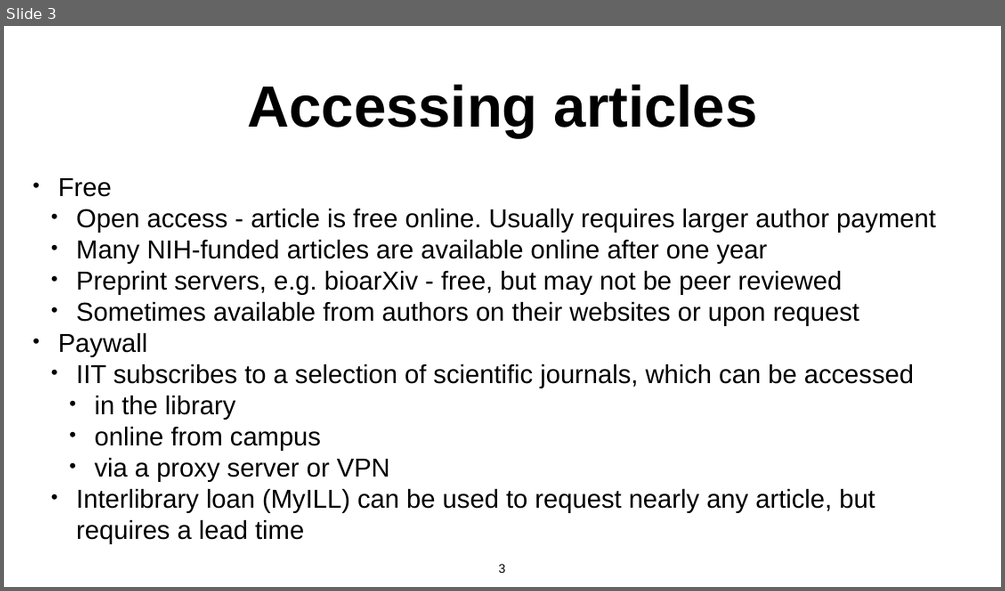
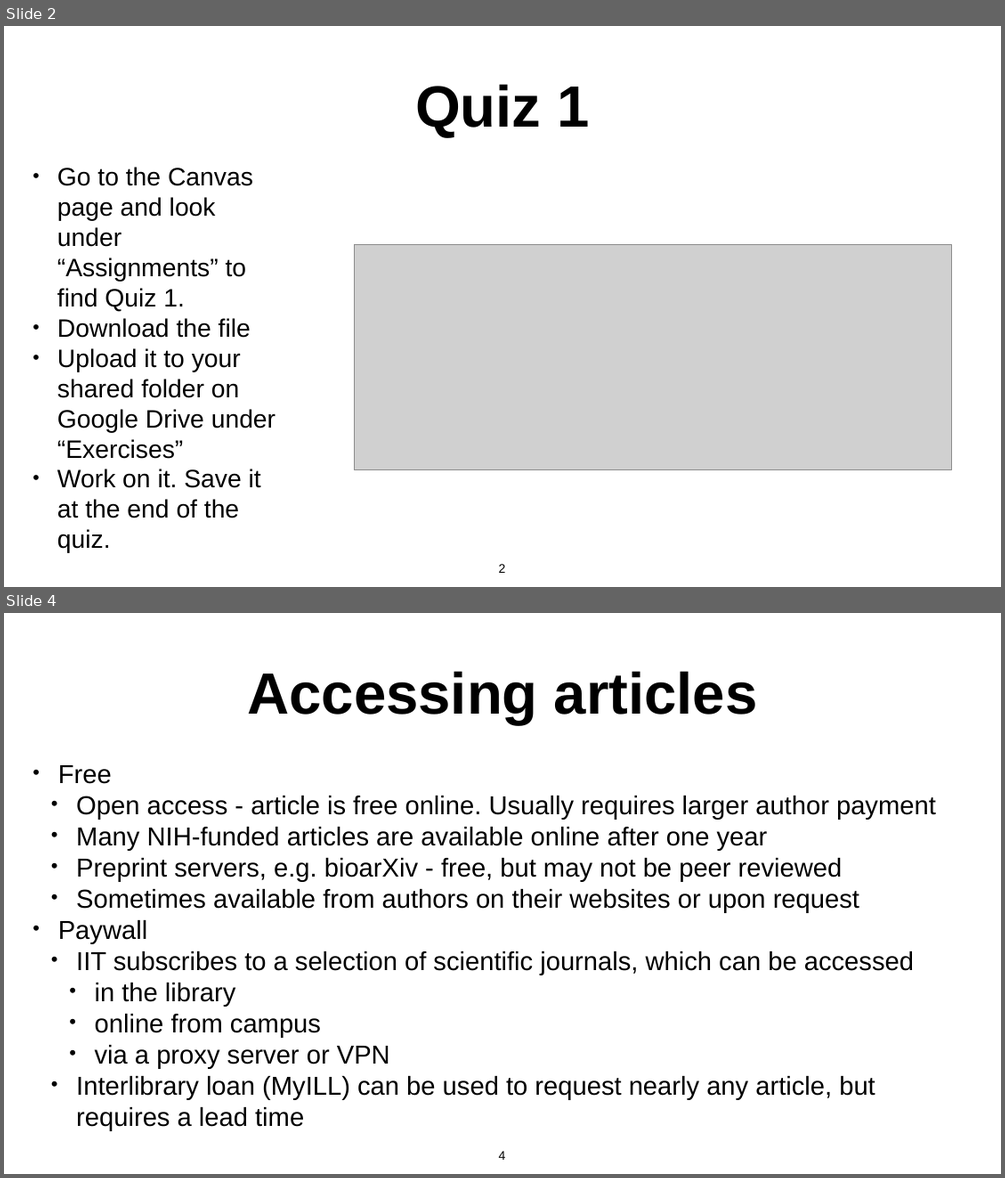
Before and after one commit to daveminh/Chem456-2024F, a slide deck: slides/09-16-Scientific_Literature.pptx. Shown one above the other, each under a label of ours: slide 3 before the commit, slides 2 and 4 after it; the slides between them are not shown. The pictures are 1005x591 and 1005x1178 pixels, drawn with LibreOffice and Linux fonts; fonts in the diff are those of the drawing; grey boxes stand for pictures. Boxes give left, top, right and bottom in pixels: in the first picture for what was removed or moved away, otherwise in the second. Text is boxed around its words. In the diff, an @@ line names an element or a change of style, - is before the commit and + after.

```diff
--- a/slides/09-16-Scientific_Literature.pptx
+++ b/slides/09-16-Scientific_Literature.pptx
@@ slide 2 added at <box>4,26,1001,587</box>, background #FFFFFF @@
@@ title added at <box>415,84,589,138</box>, 112 pt, text #000000, bold @@
+Quiz 1
@@ text added at <box>57,167,275,553</box>, 48.5 pt, text #000000 @@
+• Go to the Canvas page and look under “Assignments” to find Quiz 1.
+• Download the file
+• Upload it to your shared folder on Google Drive under “Exercises”
+• Work on it. Save it at the end of the quiz.
@@ picture added at <box>354,244,951,470</box> @@
@@ page number added at <box>499,564,506,572</box>, 24 pt, text #000000 @@
+2
@@ what was slide 3 is now slide 4 @@
@@ page number at <box>499,1151,506,1159</box>: text changed @@
-3
+4
```
Also in this commit, not shown: 3 slides changed, 3 other files.
